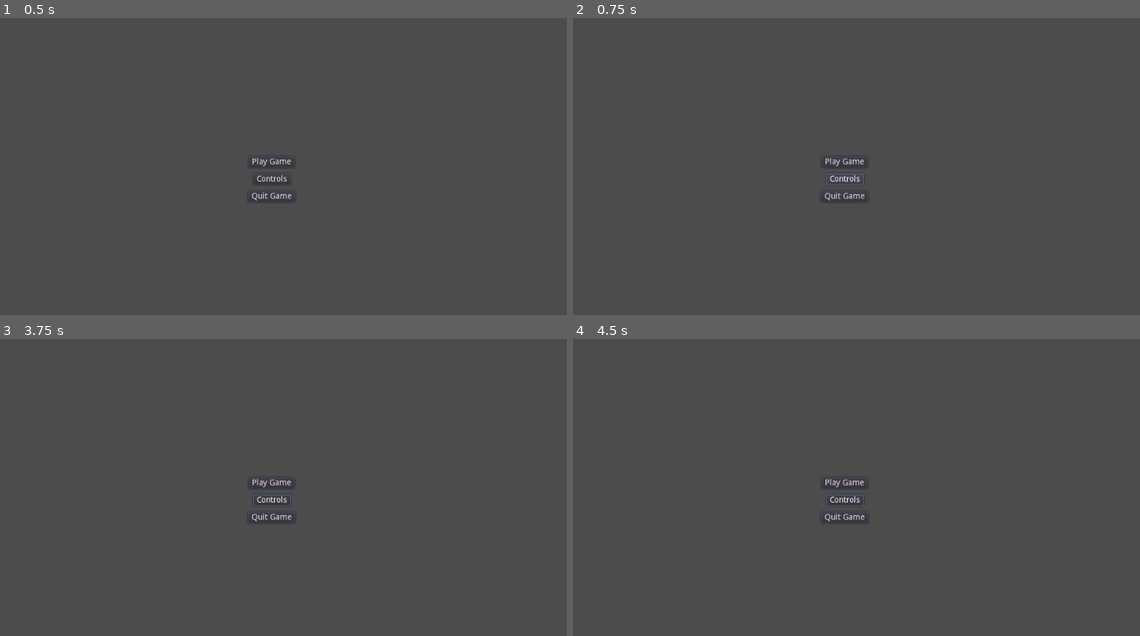
Above: before the commit, frames 1-4 (two rows, left to right).
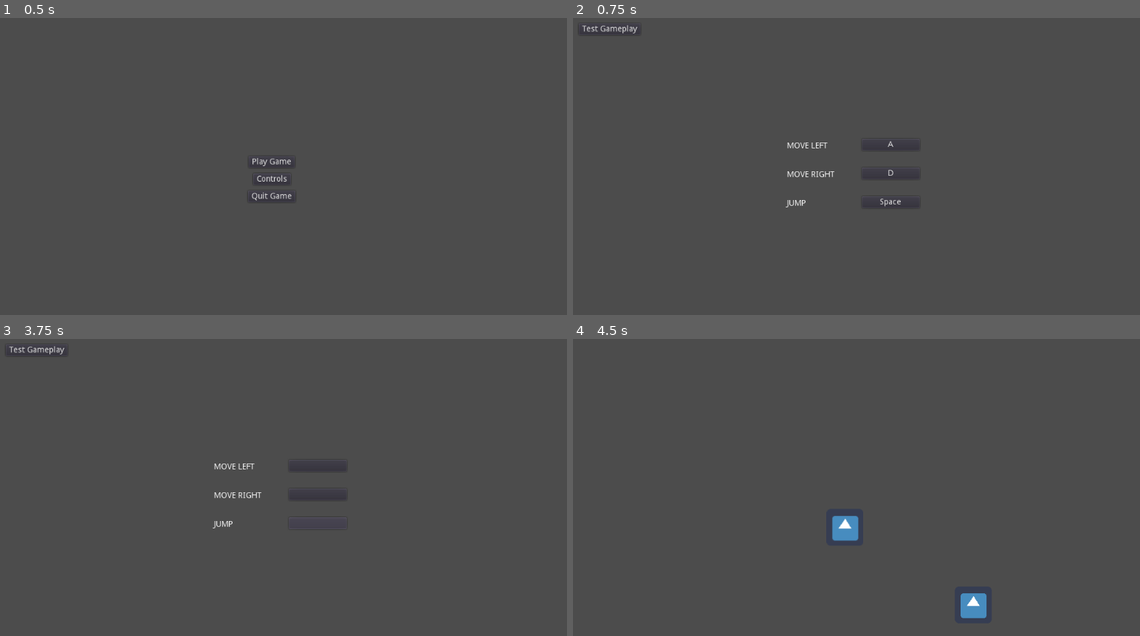
Above: after the commit, the same moments.

Repository: Grandmasterjtg/Organ-Game
Game: Godot game, scene res://Levels/MainMenu.tscn
Same seed, same stepped clock (60 frames per second), same inputs: the game is played once before the commit and once after it. The engine's default icon, where the game draws it, is replaced by a stand-in: a white triangle on a blue panel in a dark square.
Inputs (mouse positions are in pixels of both pictures, inside the frame that each line leads up to):
- Up to frame 1 (0.5 s): no input
- Up to frame 2 (0.75 s): click "Controls" at 0.5 s
- Up to frame 3 (3.75 s): click (317, 466) at 1.25 s, where only the run after the commit has a clickable "A"; click (317, 466) at 2.02 s; click (317, 493) at 2.75 s, where only the run after the commit has a clickable "D"; click (317, 523) at 3.5 s, where only the run after the commit has a clickable "Space"
- Up to frame 4 (4.5 s): click (607, 350) at 4.25 s, where only the run after the commit has a clickable "Test Gameplay"

Frame 1 is identical in both runs. In frame 2, 0.6% of the frame differs, in the area x 1-58%, y 2-64%; in frame 3, 0.5%; in frame 4, 1.0%, in the area x 44-73%, y 47-95%.

Commit message:
Added in Controls Menu
-Added menu for viewing and changing controls
   -Labels tell what each action is
   -Buttons change the designated action by listening for a key press after being clicked
   -Test Gameplay button changes scene to TestLevel for testing the new controls
-Play Game and Controls buttons on Main Menu change the level to what they are supposed to

Diff:
--- /dev/null
+++ b/OrganGame/Levels/ControlsMenu.tscn
@@ -0,0 +1,122 @@
+[gd_scene load_steps=3 format=2]
+
+[ext_resource path="res://Scripts/ChangeKeyboardControlButton.gd" type="Script" id=1]
+[ext_resource path="res://Scripts/PlayButton.gd" type="Script" id=2]
+
+[node name="Control" type="Control"]
+anchor_right = 1.0
+anchor_bottom = 1.0
+__meta__ = {
+"_edit_use_anchors_": false
+}
+
+[node name="MoveLeft" type="Control" parent="."]
+anchor_left = 0.5
+anchor_top = 0.5
+anchor_right = 0.5
+anchor_bottom = 0.5
+margin_top = -50.0
+margin_bottom = -50.0
+__meta__ = {
+"_edit_use_anchors_": false
+}
+
+[node name="Label" type="Label" parent="MoveLeft"]
+margin_left = -100.0
+margin_top = -5.0
+margin_right = -30.0
+margin_bottom = 9.0
+text = "MOVE LEFT"
+__meta__ = {
+"_edit_use_anchors_": false
+}
+
+[node name="Button" type="Button" parent="MoveLeft"]
+anchor_right = 1.0
+margin_left = 30.0
+margin_top = -10.0
+margin_right = 130.0
+margin_bottom = 10.0
+focus_mode = 0
+script = ExtResource( 1 )
+__meta__ = {
+"_edit_use_anchors_": false
+}
+action = "move_left"
+default = "A"
+
+[node name="MoveRight" type="Control" parent="."]
+anchor_left = 0.5
+anchor_top = 0.5
+anchor_right = 0.5
+anchor_bottom = 0.5
+__meta__ = {
+"_edit_use_anchors_": false
+}
+
+[node name="Label" type="Label" parent="MoveRight"]
+margin_left = -100.0
+margin_top = -5.0
+margin_right = -18.0
+margin_bottom = 9.0
+text = "MOVE RIGHT"
+__meta__ = {
+"_edit_use_anchors_": false
+}
+
+[node name="Button" type="Button" parent="MoveRight"]
+anchor_right = 1.0
+margin_left = 30.0
+margin_top = -10.0
+margin_right = 130.0
+margin_bottom = 10.0
+focus_mode = 0
+script = ExtResource( 1 )
+__meta__ = {
+"_edit_use_anchors_": false
+}
+action = "move_right"
+default = "D"
+
+[node name="Jump" type="Control" parent="."]
+anchor_left = 0.5
+anchor_top = 0.5
+anchor_right = 0.5
+anchor_bottom = 0.5
+margin_top = 50.0
+margin_bottom = 50.0
+__meta__ = {
+"_edit_use_anchors_": false
+}
+
+[node name="Label" type="Label" parent="Jump"]
+margin_left = -100.0
+margin_top = -5.0
+margin_right = -18.0
+margin_bottom = 9.0
+text = "JUMP"
+__meta__ = {
+"_edit_use_anchors_": false
+}
+
+[node name="Button" type="Button" parent="Jump"]
+anchor_right = 1.0
+margin_left = 30.0
+margin_top = -10.0
+margin_right = 130.0
+margin_bottom = 10.0
+focus_mode = 0
+script = ExtResource( 1 )
+__meta__ = {
+"_edit_use_anchors_": false
+}
+action = "jump"
+default = "Space"
+
+[node name="Test Gameplay" type="Button" parent="."]
+margin_left = 51.0
+margin_top = 39.0
+margin_right = 158.0
+margin_bottom = 59.0
+text = "Test Gameplay"
+script = ExtResource( 2 )
--- /dev/null
+++ b/OrganGame/Scripts/ChangeKeyboardControlButton.gd
@@ -0,0 +1,44 @@
+extends Button
+
+
+# Declare member variables here. Examples:
+# var a = 2
+# var b = "text"
+signal cancel
+var listening = false
+export var action = ""
+export var default = ""
+var key = InputEventKey.new()
+
+# Called when the node enters the scene tree for the first time.
+func _ready():
+	connect("button_up", self, "_button_pressed")
+	if InputMap.get_action_list(action).front() == null:
+		print("Specified action does not exist in Button")
+	else:
+		text = default
+
+func _button_pressed():
+	emit_signal("cancel")
+	listening = true
+	text = ""
+
+func _cancel():
+	listening = false
+	text = key.as_text()
+	if text == "":
+		text = default
+
+func _input(ev):
+	if listening and ev is InputEventKey:
+		for i in InputMap.get_action_list(action):
+			if i is InputEventKey:
+				InputMap.action_erase_event(action, i)
+		key = ev
+		InputMap.action_add_event(action, ev)
+		text = ev.as_text()
+		listening = false
+
+# Called every frame. 'delta' is the elapsed time since the previous frame.
+#func _process(delta):
+#	pass
--- a/OrganGame/Scripts/ControlsButton.gd
+++ b/OrganGame/Scripts/ControlsButton.gd
@@ -11,7 +11,7 @@
 	connect("button_up", self, "_button_pressed")
 
 func _button_pressed():
-	print("Switch to controls scene")
+	get_tree().change_scene("res://Levels/ControlsMenu.tscn")
 
 # Called every frame. 'delta' is the elapsed time since the previous frame.
 #func _process(delta):
--- a/OrganGame/Scripts/PlayButton.gd
+++ b/OrganGame/Scripts/PlayButton.gd
@@ -11,8 +11,7 @@
 	connect("button_up", self, "_button_pressed")
 
 func _button_pressed():
-	print("Switch to character selection")
-	#get_tree().change_scene("res://Levels/TestLevel.tscn")
+	get_tree().change_scene("res://Levels/TestLevel.tscn")
 
 # Called every frame. 'delta' is the elapsed time since the previous frame.
 #func _process(delta):
